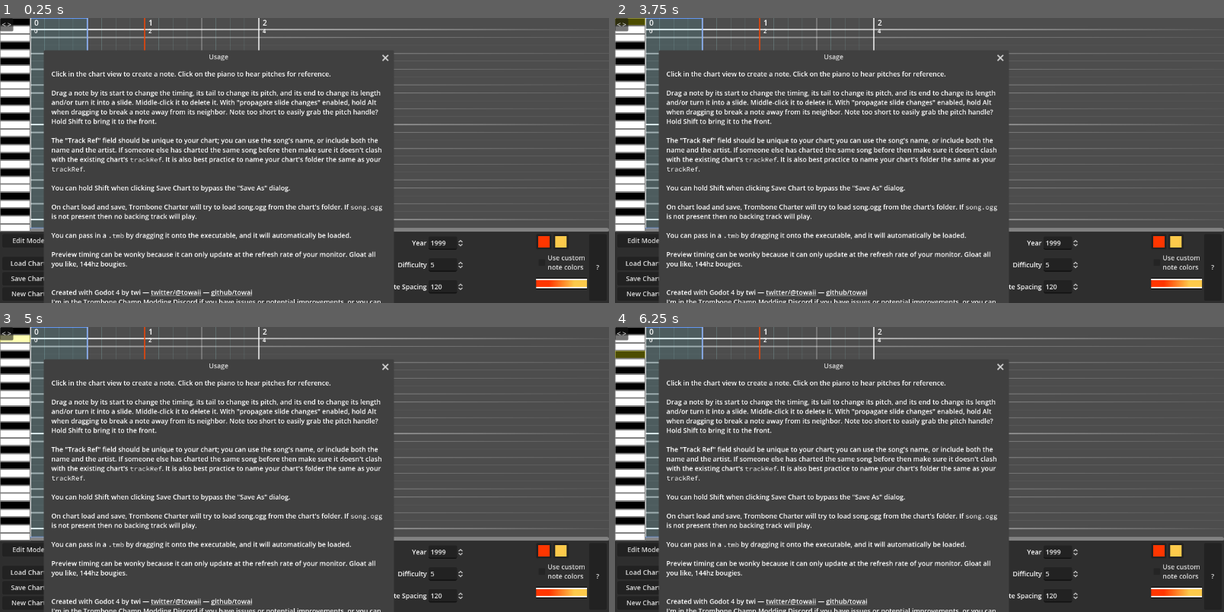
Above: before the commit, frames 1-4 (two rows, left to right).
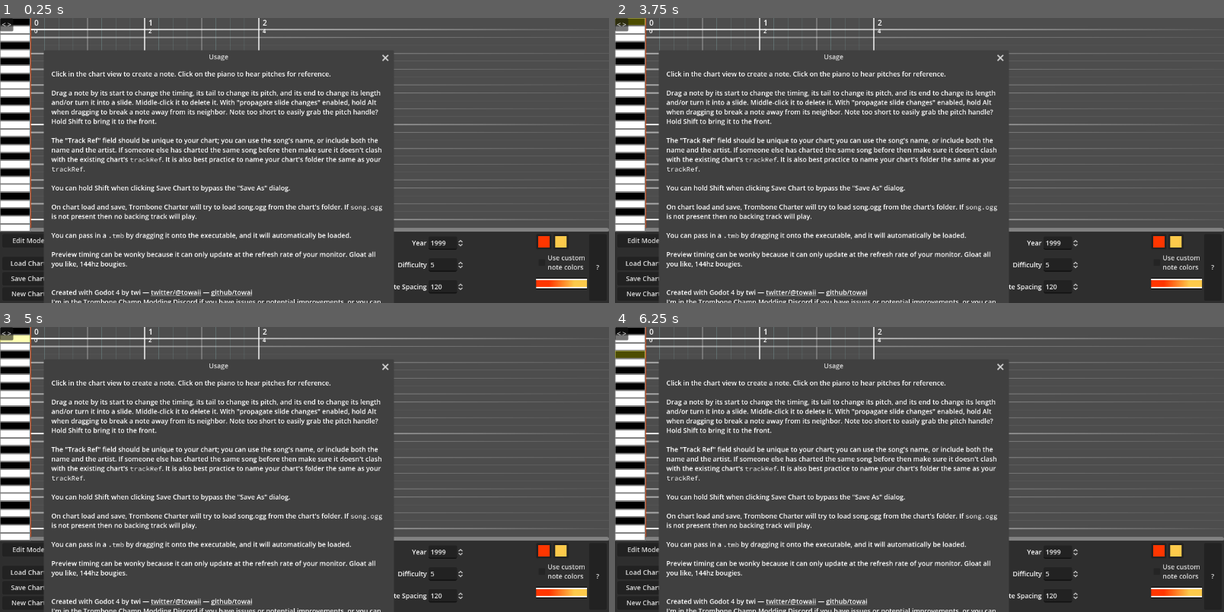
Above: after the commit, the same moments.

Repository: towai/TromboneCharter
Game: Godot game, scene res://main.tscn
Same seed, same stepped clock (60 frames per second), same inputs: the game is played once before the commit and once after it. Sound files missing from this copy of the repository are replaced by a short silence.
Inputs (mouse positions are in pixels of both pictures, inside the frame that each line leads up to):
- Up to frame 1 (0.25 s): no input
- Up to frame 2 (3.75 s): click (748, 240) at 0.52 s; type "Alex" at 0.6 s; click (748, 257) at 0.75 s; type "Alex" at 0.83 s; click (748, 274) at 0.98 s; type "Alex" at 1.07 s; click (748, 291) at 1.27 s; type "Alex" at 1.35 s; click (864, 240) at 1.5 s; type "Alex" at 1.58 s; click (846, 268) at 1.73 s; type "12" at 1.82 s; click "New Chart" at 2 s; click "New Chart" at 2.75 s; click (627, 20) at 3.52 s
- Up to frame 3 (5 s): click (12, 338) at 4.27 s
- Up to frame 4 (6.25 s): click (627, 346) at 5.02 s; click (627, 355) at 5.77 s

The runs differ from the first frame. In frame 1, 0.2% of the frame differs, in the area x 5-24%, y 0-75%; in frame 2, 0.2%; in frame 3, 0.2%; in frame 4, 0.2%.

Commit message:
use copy target as playhead instead

Diff:
--- a/main.gd
+++ b/main.gd
@@ -166,7 +166,7 @@
 
 
 func _on_copy_button_pressed():
-	if %CopyTarget.value + Global.settings.section_length > tmb.endpoint:
+	if %PlayheadPos.value + Global.settings.section_length > tmb.endpoint:
 		$Alert.alert("Can't copy -- would run past the chart endpoint!",
 				Vector2(%SectionSelection.position.x - 12, %Settings.position.y - 12),
 				Alert.LV_ERROR)
@@ -186,7 +186,7 @@
 		print("copy section empy")
 		return
 
-	var copy_target = Global.settings.section_target
+	var copy_target = Global.settings.playhead_pos
 
 	tmb.clear_section(copy_target,length)
 	for note in notes:
--- a/main.tscn
+++ b/main.tscn
@@ -277,7 +277,7 @@
 mouse_default_cursor_shape = 2
 script = ExtResource("10_fs4d4")
 
-[node name="SectTargetHandle" type="Control" parent="PianoRoll/ChartView/Chart"]
+[node name="PlayheadHandle" type="Control" parent="PianoRoll/ChartView/Chart"]
 unique_name_in_owner = true
 layout_mode = 1
 anchors_preset = 9
@@ -721,7 +721,6 @@
 unique_name_in_owner = true
 layout_mode = 2
 focus_mode = 2
-value = 1.0
 
 [node name="HBox4" type="HBoxContainer" parent="Settings/MarginC/HBoxC/SectionSelection"]
 layout_mode = 2
@@ -754,11 +753,11 @@
 tooltip_text = "Hold Shift to bypass confirmation"
 text = "Copy to:"
 
-[node name="CopyTarget" type="SpinBox" parent="Settings/MarginC/HBoxC/SectionSelection/HBox3"]
+[node name="PlayheadPos" type="SpinBox" parent="Settings/MarginC/HBoxC/SectionSelection/HBox3"]
 unique_name_in_owner = true
 layout_mode = 2
 focus_mode = 2
-value = 2.0
+step = 2.08165e-12
 
 [node name="CopyHereButton" type="Button" parent="Settings/MarginC/HBoxC/SectionSelection/HBox3"]
 layout_mode = 2
@@ -878,7 +877,7 @@
 [connection signal="value_changed" from="Settings/MarginC/HBoxC/SectionSelection/HBox/SectionLength" to="Settings" method="_on_section_length_value_changed"]
 [connection signal="pressed" from="Settings/MarginC/HBoxC/SectionSelection/HBox4/PreviewButton" to="PreviewController" method="_do_preview"]
 [connection signal="pressed" from="Settings/MarginC/HBoxC/SectionSelection/HBox3/CopyButton" to="." method="_on_copy_button_pressed"]
-[connection signal="value_changed" from="Settings/MarginC/HBoxC/SectionSelection/HBox3/CopyTarget" to="Settings" method="_on_copy_target_value_changed"]
+[connection signal="value_changed" from="Settings/MarginC/HBoxC/SectionSelection/HBox3/PlayheadPos" to="Settings" method="_on_copy_target_value_changed"]
 [connection signal="pressed" from="Settings/MarginC/HBoxC/SectionSelection/HBox3/CopyHereButton" to="Settings" method="_on_copy_here_button_pressed"]
 [connection signal="toggled" from="Settings/MarginC/HBoxC/LyricsTools/ShowLyrics" to="PianoRoll/ChartView/Chart/LyricsEditor" method="_on_show_lyrics_toggled"]
 [connection signal="pressed" from="Settings/MarginC/HBoxC/LyricsTools/AddLyric" to="PianoRoll/ChartView/Chart/LyricsEditor" method="_on_add_lyric_pressed"]
--- a/pianoroll/chart.gd
+++ b/pianoroll/chart.gd
@@ -101,7 +101,7 @@
 	custom_minimum_size.x = (tmb.endpoint + 1) * bar_spacing
 	%SectionStart.max_value = tmb.endpoint
 	%SectionLength.max_value = max(1, tmb.endpoint - %SectionStart.value)
-	%CopyTarget.max_value = tmb.endpoint - 1
+	%PlayheadPos.max_value = tmb.endpoint - 1
 	%LyricBar.max_value = tmb.endpoint - 1
 	%LyricsEditor._update_lyrics()
 	%Settings._update_handles()
@@ -239,14 +239,18 @@
 func _draw():
 	var font : Font = ThemeDB.get_fallback_font()
 	if tmb == null: return
-	var section_rect = Rect2(bar_to_x(settings.section_start), 1,
-			bar_to_x(settings.section_length), size.y)
-	draw_rect(section_rect, Color(0.3, 0.9, 1.0, 0.1))
-	draw_rect(section_rect, Color.CORNFLOWER_BLUE, false, 3.0)
+	if settings.section_length:
+		var section_rect = Rect2(bar_to_x(settings.section_start), 1,
+				bar_to_x(settings.section_length), size.y)
+		draw_rect(section_rect, Color(0.3, 0.9, 1.0, 0.1))
+		draw_rect(section_rect, Color.CORNFLOWER_BLUE, false, 3.0)
 	if %PreviewController.is_playing:
-		draw_line(Vector2(bar_to_x(%PreviewController.song_position),0),
-				Vector2(bar_to_x(%PreviewController.song_position),size.y),
-				Color.CORNFLOWER_BLUE, 2 )
+		if settings.section_length:
+			draw_line(Vector2(bar_to_x(%PreviewController.song_position),0),
+					Vector2(bar_to_x(%PreviewController.song_position),size.y),
+					Color.CORNFLOWER_BLUE, 2 )
+		else:
+			settings.playhead_pos = %PreviewController.song_position
 	for i in tmb.endpoint + 1:
 		var line_x = i * bar_spacing
 		var next_line_x = (i + 1) * bar_spacing
@@ -272,8 +276,8 @@
 					str(i / tmb.timesig), HORIZONTAL_ALIGNMENT_LEFT, -1, 16)
 			draw_string(font, Vector2(i * bar_spacing, 0) + Vector2(8, 32),
 					str(i), HORIZONTAL_ALIGNMENT_LEFT, -1, 12)
-		draw_line(Vector2(bar_to_x(%CopyTarget.value), 0),
-				Vector2(bar_to_x(%CopyTarget.value), size.y),
+		draw_line(Vector2(bar_to_x(%PlayheadPos.value), 0),
+				Vector2(bar_to_x(%PlayheadPos.value), size.y),
 				Color.ORANGE_RED, 2.0)
 
 
--- a/pianoroll/lyrics_editor.gd
+++ b/pianoroll/lyrics_editor.gd
@@ -92,7 +92,7 @@
 	var copied_lyrics := []
 	var section_start = Global.settings.section_start
 	var section_length = Global.settings.section_length
-	var copy_target = Global.settings.section_target
+	var copy_target = Global.settings.playhead_pos
 
 	var copy_offset = copy_target - section_start
 
--- a/preview_controller.gd
+++ b/preview_controller.gd
@@ -31,8 +31,11 @@
 	var previous_time : float
 	var last_position : float
 	var initial_time : float = Time.get_ticks_msec() / 1000.0
-	var startpoint_in_stream : float = Global.beat_to_time(settings.section_start)
-	var start_beat = settings.section_start
+	var startpoint_in_stream : float = Global.beat_to_time(settings.playhead_pos)
+	var start_beat : float = settings.playhead_pos
+	if settings.section_length:
+		startpoint_in_stream = Global.beat_to_time(settings.section_start)
+		start_beat = settings.section_start
 	var slide_start : float
 	var get_note_ons = func() -> Array[float]:
 		var arr : Array[float] = []
@@ -47,7 +50,7 @@
 		var elapsed_time = time - initial_time
 
 		song_position = elapsed_time * (bpm / 60.0) + start_beat
-		if song_position > settings.section_start + settings.section_length \
+		if (settings.section_length && song_position > settings.section_start + settings.section_length) \
 				|| Input.is_key_pressed(KEY_ESCAPE): break
 
 		if int(last_position) != int(song_position) && %MetroChk.button_pressed:
@@ -87,6 +90,9 @@
 	StreamPlayer.stop()
 	player.stop()
 
+	if settings.snap_time && !settings.section_length:
+		settings.playhead_pos = snapped(song_position, chart.current_subdiv)
+
 	song_position = -1.0
 	chart.queue_redraw()
 
--- a/settings.gd
+++ b/settings.gd
@@ -51,9 +51,9 @@
 var section_length : float:
 	get: return %SectionLength.value
 	set(with):  %SectionLength.value = with
-var section_target : float:
-	get: return %CopyTarget.value
-	set(with):  %CopyTarget.value = with
+var playhead_pos : float:
+	get: return %PlayheadPos.value
+	set(with):  %PlayheadPos.value = with
 @onready var sect_start_handle = %SectStartHandle
 
 
@@ -113,7 +113,7 @@
 	year.value = tmb.year
 	diff.value = tmb.difficulty
 	notespc.value = tmb.savednotespacing
-	%CopyTarget.max_value = tmb.endpoint - 1
+	%PlayheadPos.max_value = tmb.endpoint - 1
 	_update_handles()
 
 	if !use_custom_colors:
@@ -160,7 +160,7 @@
 func _update_handles():
 		%SectStartHandle.update_pos(section_start)
 		%SectEndHandle.update_pos(min(section_length + section_start,tmb.endpoint))
-		%SectTargetHandle.update_pos(section_target)
+		%PlayheadHandle.update_pos(playhead_pos)
 		%AddLyricHandle.update_pos(%LyricBar.value)
 
 func _force_decimals(box:SpinBox):
@@ -179,7 +179,7 @@
 		_on_section_start_value_changed(value)
 	elif which == %SectEndHandle:
 		_on_section_length_value_changed(value - section_start)
-	elif which == %SectTargetHandle:
+	elif which == %PlayheadHandle:
 		_on_copy_target_value_changed(value)
 	if which == %AddLyricHandle:
 		%LyricsEditor._on_lyric_bar_value_changed(value)
@@ -199,9 +199,9 @@
 	%Chart.queue_redraw()
 
 func _on_copy_target_value_changed(value):
-	section_target = value
-	_force_decimals(%CopyTarget)
-	%SectTargetHandle.position.x = %Chart.bar_to_x(section_target) - SECT_HANDLE_RADIUS
+	playhead_pos = value
+	_force_decimals(%PlayheadPos)
+	%PlayheadHandle.position.x = %Chart.bar_to_x(playhead_pos) - SECT_HANDLE_RADIUS
 	%Chart.queue_redraw()
 
 func _on_section_to_view_button_pressed() -> void:
@@ -216,7 +216,7 @@
 
 func _on_copy_here_button_pressed() -> void:
 	var bounds = %Chart.view_bounds
-	%SectTargetHandle.set_bar( bounds.center )
+	%PlayheadHandle.set_bar( bounds.center )
 
 func _on_lyric_here_button_pressed() -> void:
 	var bounds = %Chart.view_bounds
@@ -241,7 +241,6 @@
 	var snap = 1.0 / timing_snap
 	%SectionStart.step = snap
 	%SectionLength.step = snap
-	%CopyTarget.step = snap
 	%LyricBar.step = snap
 
 
@@ -251,10 +250,8 @@
 		true:
 			%SectionStart.step	= snap
 			%SectionLength.step = snap
-			%CopyTarget.step	= snap
 			%LyricBar.step		= snap
 		false:
 			%SectionStart.step = 0.0001
 			%SectionLength.step = 0.0001
-			%CopyTarget.step = 0.0001
 			%LyricBar.step = 0.0001
